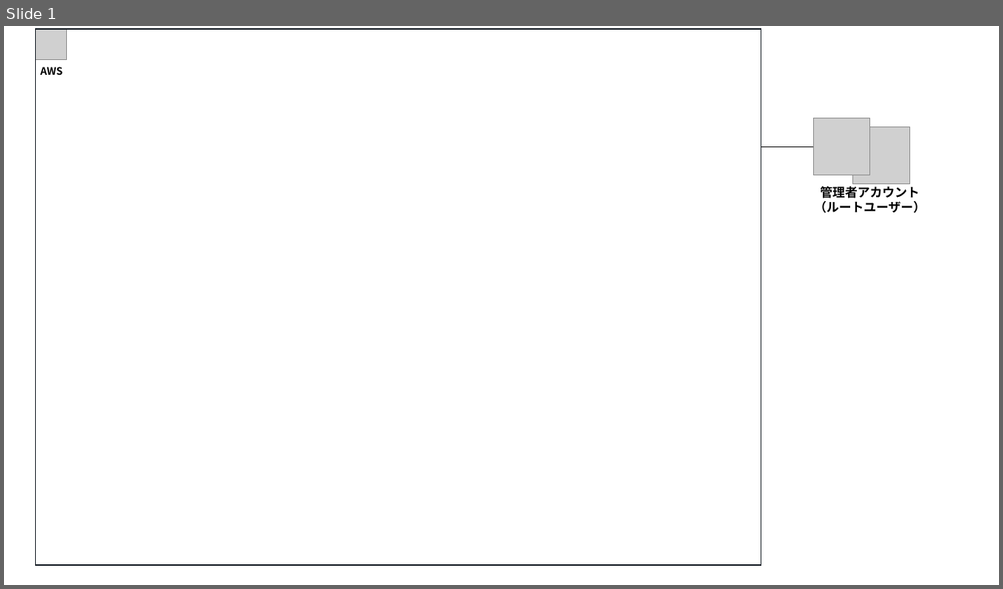
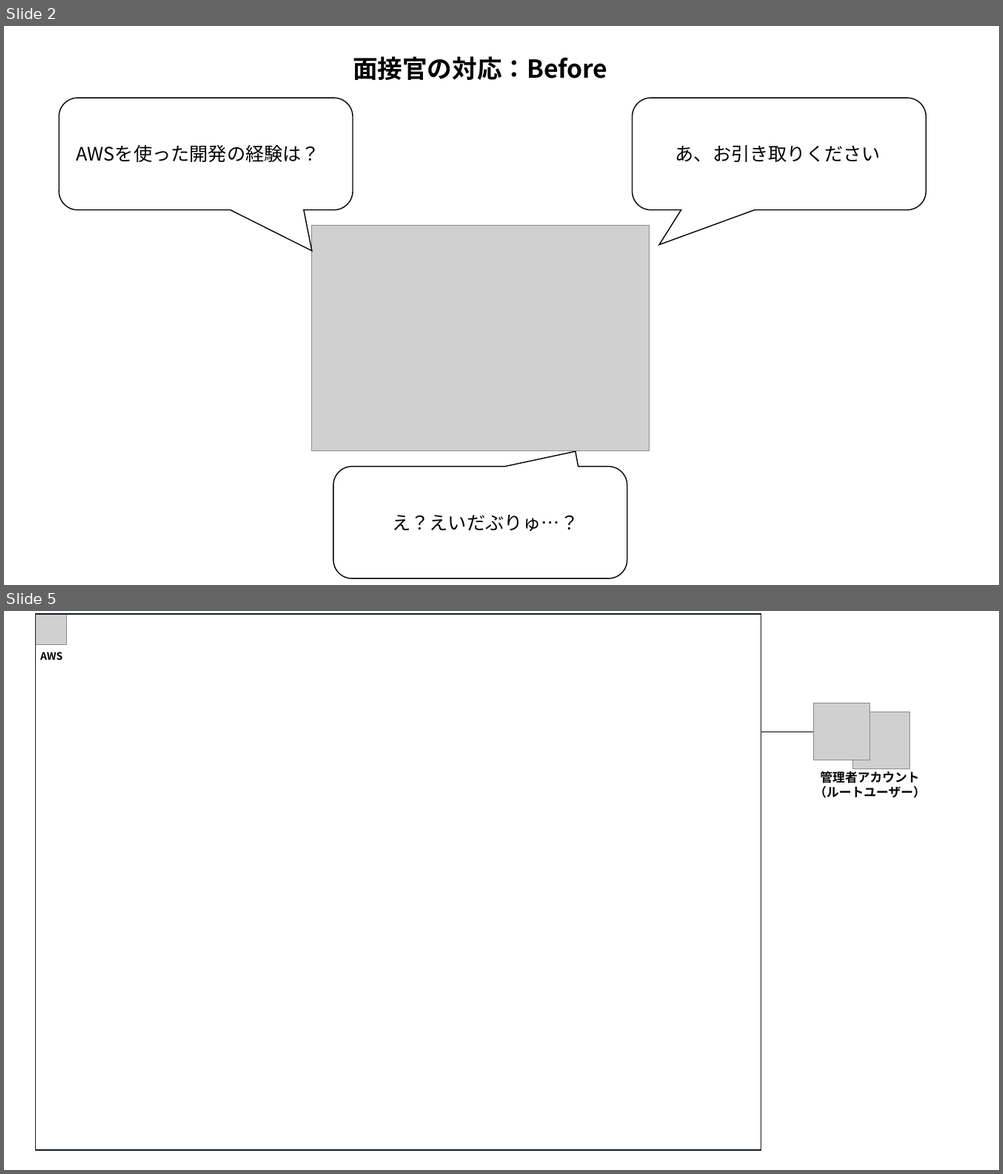
Before and after one commit to Mutsumix/aws-workshop, a slide deck: Day1/AWS-Architecture.pptx. Shown one above the other, each under a label of ours: slide 1 before the commit, slides 2 and 5 after it; the slides between them are not shown. The pictures are 1003x589 and 1003x1174 pixels, drawn with LibreOffice and Linux fonts; fonts in the diff are those of the drawing; grey boxes stand for pictures. Boxes give left, top, right and bottom in pixels: in the first picture for what was removed or moved away, otherwise in the second. Text is boxed around its words. In the diff, an @@ line names an element or a change of style, - is before the commit and + after.

```diff
--- a/Day1/AWS-Architecture.pptx
+++ b/Day1/AWS-Architecture.pptx
@@ slide 2 added at (x1=4, y1=26, x2=999, y2=585), background #FFFFFF @@
@@ text added at (x1=353, y1=56, x2=607, y2=80), 24 pt, text #000000, bold @@
+面接官の対応：Before
@@ rounded speech box added at (x1=60, y1=98, x2=353, y2=210), outline #000000 1 pt @@
@@ rounded speech box added at (x1=632, y1=98, x2=926, y2=210), outline #000000 1 pt @@
@@ text added at (x1=77, y1=145, x2=321, y2=162), 18 pt, text #000000 @@
+AWSを使った開発の経験は？
@@ text added at (x1=675, y1=145, x2=880, y2=162), 18 pt, text #000000 @@
+あ、お引き取りください
@@ picture added at (x1=311, y1=226, x2=649, y2=452) @@
@@ rounded speech box added at (x1=333, y1=467, x2=627, y2=579), outline #000000 1 pt @@
@@ text added at (x1=392, y1=515, x2=578, y2=531), 18 pt, text #000000 @@
+え？えいだぶりゅ…？
@@ what was slide 1 is now slide 5 @@
```
Also in this commit, not shown: 3 slides changed, 9 other slides added.
